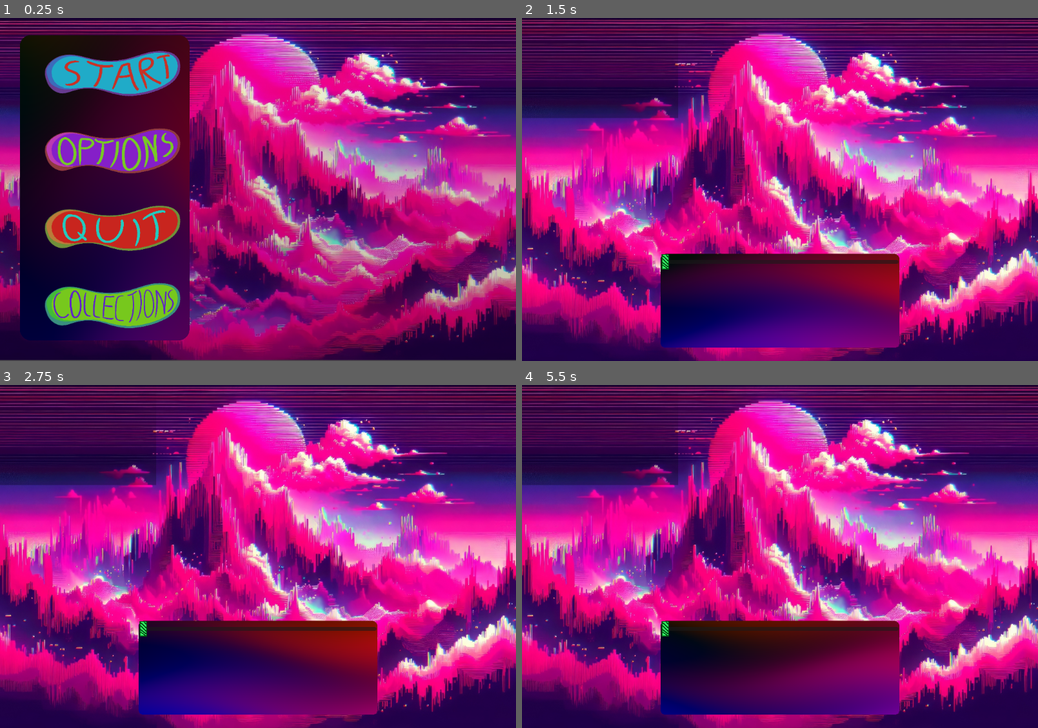
Above: before the commit, frames 1-4 (two rows, left to right).
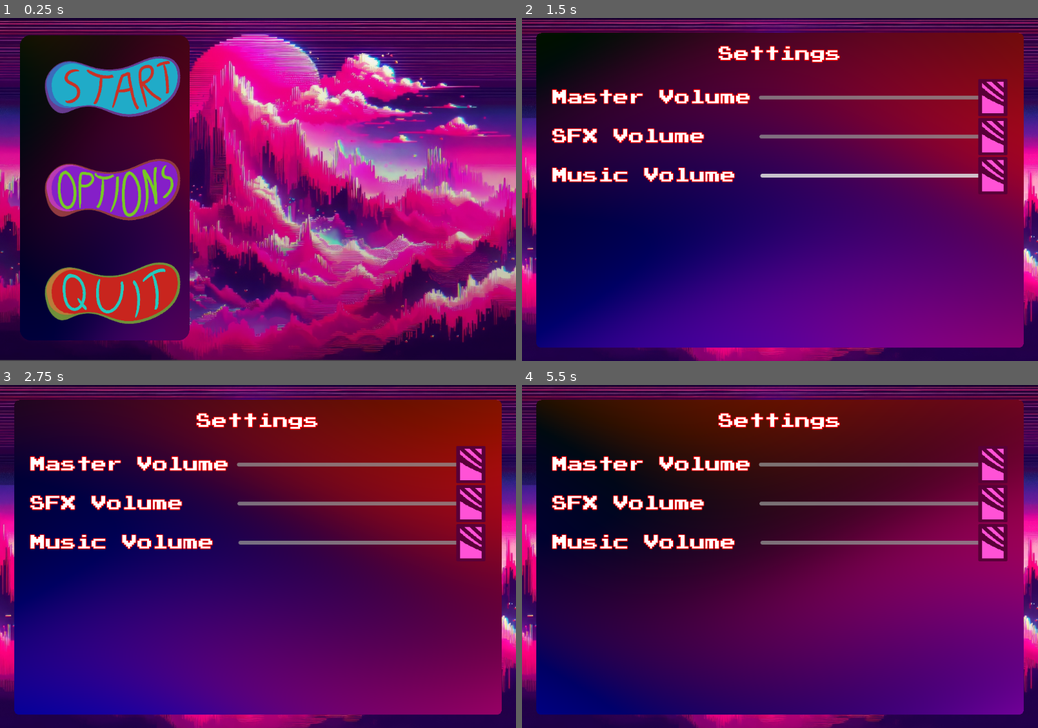
Above: after the commit, the same moments.

Repository: Wings-of-the-Abyss/Backspin
Game: Godot game, scene res://scenes/menu/main menu.tscn
Two runs of this game, one before a commit and one after it. Both use one fixed random seed, a clock stepped at 60 frames per second and the inputs below.
Inputs (mouse positions are in pixels of both pictures, inside the frame that each line leads up to; where the layout moved, square brackets give the same spot in the first picture):
- Up to frame 1 (0.25 s): no input
- Up to frame 2 (1.5 s): click (625, 186) [625, 148] at 0.5 s; tap Enter (ui_accept) at 1.25 s; move the mouse to (893, 172) at 1.27 s; hold Right (right) from 1.28 s (still down)
- Up to frame 3 (2.75 s): tap Enter (ui_accept) at 1.52, 2.27 s; move the mouse to (154, 573) at 2.02 s; release Right (right) at 2.03 s; hold Down (down) from 2.03 s (still down)
- Up to frame 4 (5.5 s): tap Enter (ui_accept) at 2.75, 3.5, 3.77, 4.52, 5.27 s; move the mouse to (831, 481) at 2.77 s; release Down (down) at 2.78 s; hold Right (right) 2.78-3.53 s; move the mouse to (754, 625) at 3.52 s; hold Up (up) 3.53-4.28 s; move the mouse to (934, 607) at 4.27 s; hold Left (left) from 4.28 s (still down); move the mouse to (625, 505) at 5.02 s

The runs differ from the first frame. In frame 1, 15% of the frame differs, in the area x 8-35%, y 9-91%; in frame 2, 83%, in the area x 2-98%, y 4-97%; in frame 3, 80%; in frame 4, 82%.

Commit message:
Ui work

Diff:
--- /dev/null
+++ b/assets/fonts/labelsetting.tres
@@ -0,0 +1,9 @@
+[gd_resource type="LabelSettings" load_steps=2 format=3 uid="uid://b6ceii078b0fl"]
+
+[ext_resource type="FontFile" uid="uid://yuydq8yavxuu" path="res://assets/fonts/PressStart2P.ttf" id="1_ibh1j"]
+
+[resource]
+font = ExtResource("1_ibh1j")
+font_size = 32
+outline_size = 6
+outline_color = Color(1, 0, 0, 1)
--- a/autoloads/Playerdata.gd
+++ b/autoloads/Playerdata.gd
@@ -11,19 +11,22 @@
 var Hype: int = 0
 
 signal died
+signal damage_taken
+signal hype_updated
 
 func _ready():
 	died.connect(TurnManager.on_death)
 
 func update_hype(amount: int):
 	Hype = max(0, Hype+amount)
+	hype_updated.emit()
 	if Hype >= 100:
 		HP = min(HP + 25, 100)
-		Hype = 75
+		Hype = 0
 
 func deal_damage(amount: int) -> void:
 	HP -= amount
-	print("ow...")
+	damage_taken.emit()
 	if HP <= 0:
 		died.emit()
 
--- a/autoloads/TurnManager.gd
+++ b/autoloads/TurnManager.gd
@@ -34,7 +34,6 @@
 ##Sequence of events for the Player's turn
 func player_turn() -> void:
 	PlayerData.ActionPoints.append_array(actionpoint_refresh)
-	PlayerData.Hype = 0
 	player_turn_started.emit()
 	await execute_moves
 	execute_queue()
@@ -87,6 +86,7 @@
 		var note_type = move.Notes[i]
 		var note = Note.new()
 		note.assigned_input = note_type
+		note.hype_mult = move.Multiplier
 		active_notes.push_front(note)
 		get_tree().get_first_node_in_group("note-handler").add_note(note_type, note)
 		await get_tree().create_timer(move.Timings[i]).timeout
--- a/default_bus_layout.tres
+++ b/default_bus_layout.tres
@@ -1,13 +1,13 @@
 [gd_resource type="AudioBusLayout" format=3 uid="uid://dor1he01ylal6"]
 
 [resource]
-bus/1/name = &"Songs"
+bus/1/name = &"SFX"
 bus/1/solo = false
 bus/1/mute = false
 bus/1/bypass_fx = false
 bus/1/volume_db = 0.0
 bus/1/send = &"Master"
-bus/2/name = &"SFX"
+bus/2/name = &"Songs"
 bus/2/solo = false
 bus/2/mute = false
 bus/2/bypass_fx = false
--- a/project.godot
+++ b/project.godot
@@ -59,6 +59,12 @@
 , Object(InputEventJoypadButton,"resource_local_to_scene":false,"resource_name":"","device":-1,"button_index":12,"pressure":0.0,"pressed":true,"script":null)
 ]
 }
+exit={
+"deadzone": 0.5,
+"events": [Object(InputEventKey,"resource_local_to_scene":false,"resource_name":"","device":-1,"window_id":0,"alt_pressed":false,"shift_pressed":false,"ctrl_pressed":false,"meta_pressed":false,"pressed":false,"keycode":0,"physical_keycode":4194305,"key_label":0,"unicode":0,"location":0,"echo":false,"script":null)
+, Object(InputEventJoypadButton,"resource_local_to_scene":false,"resource_name":"","device":-1,"button_index":5,"pressure":0.0,"pressed":true,"script":null)
+]
+}
 
 [rendering]
 
--- a/scenes/game/Moves/MoveCard.gd
+++ b/scenes/game/Moves/MoveCard.gd
@@ -8,4 +8,6 @@
 ##First value here maps to the time between first and second values of Notes
 @export var Timings: Array[float] = []
 
+@export var Multiplier: float = 1.0
+
 #See "res://Moves/Example.tres" for the formatting to be followed
--- a/scenes/game/Opponents/enemy_1.tscn
+++ b/scenes/game/Opponents/enemy_1.tscn
@@ -9,3 +9,5 @@
 EnemyMoves = Array[ExtResource("2_n3370")]([ExtResource("3_duufj")])
 
 [node name="Sprite2D" type="Sprite2D" parent="."]
+
+[node name="AnimationPlayer" type="AnimationPlayer" parent="."]
--- a/scenes/game/fight/note_handler.gd
+++ b/scenes/game/fight/note_handler.gd
@@ -30,7 +30,7 @@
 			if poptime*100 < 5.0:
 				FreedNotes.append(N)
 				FallingNotes.get(N).hide()
-				hype += floor(25 * (1-poptime)*N.hype_mult)
+				hype += floor(10 * (1-poptime)*N.hype_mult)
 				print("Hit!")
 			else:
 				hype = -30
--- a/scenes/game/ui/health.gd
+++ b/scenes/game/ui/health.gd
@@ -3,6 +3,11 @@
 @onready var hp = $VBoxContainer/HP
 @onready var hype = $VBoxContainer/HYPE
 
-func _process(delta):
-	hp.value = PlayerData.HP
-	hype.value = PlayerData.Hype
+func _ready():
+	PlayerData.damage_taken.connect(tween_health)
+	PlayerData.hype_updated.connect()
+
+func tween_health() -> void:
+	pass
+
+func tween_hype() -> void
--- a/scenes/menu/main menu.tscn
+++ b/scenes/menu/main menu.tscn
@@ -110,7 +110,8 @@
 ignore_texture_size = true
 stretch_mode = 0
 
-[node name="collections" type="TextureButton" parent="Panel/VBoxContainer"]
+[node name="WIP" type="TextureButton" parent="Panel/VBoxContainer"]
+visible = false
 layout_mode = 2
 size_flags_vertical = 3
 texture_normal = ExtResource("6_n1jjc")
@@ -119,7 +120,8 @@
 
 [node name="hover" type="AudioStreamPlayer" parent="."]
 stream = ExtResource("4_ebqsn")
-volume_db = -30.0
+volume_db = -10.0
+bus = &"SFX"
 
 [connection signal="mouse_entered" from="Panel/VBoxContainer/play" to="." method="_on_buttons_mouse_entered"]
 [connection signal="pressed" from="Panel/VBoxContainer/play" to="." method="_on_play_pressed"]
@@ -127,4 +129,4 @@
 [connection signal="pressed" from="Panel/VBoxContainer/options" to="." method="_on_options_pressed"]
 [connection signal="mouse_entered" from="Panel/VBoxContainer/quit" to="." method="_on_buttons_mouse_entered"]
 [connection signal="pressed" from="Panel/VBoxContainer/quit" to="." method="_on_quit_pressed"]
-[connection signal="mouse_entered" from="Panel/VBoxContainer/collections" to="." method="_on_buttons_mouse_entered"]
+[connection signal="mouse_entered" from="Panel/VBoxContainer/WIP" to="." method="_on_buttons_mouse_entered"]
--- a/scenes/menu/main_menu.gd
+++ b/scenes/menu/main_menu.gd
@@ -1,12 +1,7 @@
 extends Control
-
-func _process(_delta):
-	pass
-
 
 func _on_buttons_mouse_entered() -> void:
 	$hover.play()
-
 
 func _on_quit_pressed() -> void:
 	get_tree().quit() # Replace with function body.
--- a/scenes/menu/settings.tscn
+++ b/scenes/menu/settings.tscn
@@ -1,8 +1,10 @@
-[gd_scene load_steps=8 format=3 uid="uid://crkwqxkulmmf1"]
+[gd_scene load_steps=11 format=3 uid="uid://crkwqxkulmmf1"]
 
 [ext_resource type="Texture2D" uid="uid://cd4hlrl5d5tcf" path="res://assets/backgrounds/neon-hot-pink-hd-landscape.jpg" id="1_c0oph"]
+[ext_resource type="Script" path="res://scenes/menu/settings_ui.gd" id="1_rpx8o"]
 [ext_resource type="Shader" path="res://scenes/menu/panel.gdshader" id="2_on0ao"]
 [ext_resource type="Texture2D" uid="uid://cxuqcc5r3kss5" path="res://assets/ui/slider.png" id="3_cw5l8"]
+[ext_resource type="LabelSettings" uid="uid://b6ceii078b0fl" path="res://assets/fonts/labelsetting.tres" id="3_cxv25"]
 
 [sub_resource type="Gradient" id="Gradient_yxjee"]
 colors = PackedColorArray(0, 0, 0, 0.286275, 0, 0, 0, 0)
@@ -31,6 +33,8 @@
 shadow_size = 2
 shadow_offset = Vector2(0, 2)
 
+[sub_resource type="StyleBoxEmpty" id="StyleBoxEmpty_f8w8x"]
+
 [node name="Control" type="Control"]
 layout_mode = 3
 anchors_preset = 15
@@ -38,6 +42,7 @@
 anchor_bottom = 1.0
 grow_horizontal = 2
 grow_vertical = 2
+script = ExtResource("1_rpx8o")
 
 [node name="TextureRect" type="TextureRect" parent="."]
 layout_mode = 0
@@ -55,30 +60,113 @@
 offset_bottom = 320.0
 texture = SubResource("GradientTexture2D_kr256")
 
-[node name="Panel" type="Panel" parent="."]
-material = SubResource("ShaderMaterial_46tef")
-layout_mode = 1
-anchors_preset = 7
-anchor_left = 0.5
-anchor_top = 1.0
-anchor_right = 0.5
-anchor_bottom = 1.0
-offset_left = -248.0
-offset_top = -224.0
-offset_right = 248.0
-offset_bottom = -32.0
-grow_horizontal = 2
-grow_vertical = 0
-theme_override_styles/panel = SubResource("StyleBoxFlat_vhld5")
-
-[node name="VBoxContainer" type="VBoxContainer" parent="Panel"]
+[node name="MarginContainer" type="MarginContainer" parent="."]
 layout_mode = 1
 anchors_preset = 15
 anchor_right = 1.0
 anchor_bottom = 1.0
 grow_horizontal = 2
 grow_vertical = 2
+theme_override_constants/margin_left = 32
+theme_override_constants/margin_top = 32
+theme_override_constants/margin_right = 32
+theme_override_constants/margin_bottom = 32
 
-[node name="HSlider" type="HSlider" parent="Panel/VBoxContainer"]
+[node name="Panel" type="Panel" parent="MarginContainer"]
+material = SubResource("ShaderMaterial_46tef")
 layout_mode = 2
+size_flags_vertical = 3
+theme_override_styles/panel = SubResource("StyleBoxFlat_vhld5")
+
+[node name="VBoxContainer" type="VBoxContainer" parent="MarginContainer/Panel"]
+layout_mode = 1
+anchors_preset = 8
+anchor_left = 0.5
+anchor_top = 0.5
+anchor_right = 0.5
+anchor_bottom = 0.5
+offset_left = -508.0
+offset_top = -328.0
+offset_right = 508.0
+offset_bottom = 328.0
+grow_horizontal = 2
+grow_vertical = 2
+
+[node name="HSeparator" type="HSeparator" parent="MarginContainer/Panel/VBoxContainer"]
+layout_mode = 2
+theme_override_constants/separation = 24
+theme_override_styles/separator = SubResource("StyleBoxEmpty_f8w8x")
+
+[node name="Label" type="Label" parent="MarginContainer/Panel/VBoxContainer"]
+layout_mode = 2
+text = "Settings"
+label_settings = ExtResource("3_cxv25")
+horizontal_alignment = 1
+
+[node name="MarginContainer" type="MarginContainer" parent="MarginContainer/Panel/VBoxContainer"]
+layout_mode = 2
+theme_override_constants/margin_left = 32
+theme_override_constants/margin_top = 32
+theme_override_constants/margin_right = 32
+theme_override_constants/margin_bottom = 32
+
+[node name="VBoxContainer" type="VBoxContainer" parent="MarginContainer/Panel/VBoxContainer/MarginContainer"]
+layout_mode = 2
+
+[node name="MasterVolume" type="HBoxContainer" parent="MarginContainer/Panel/VBoxContainer/MarginContainer/VBoxContainer"]
+layout_mode = 2
+theme_override_constants/separation = 16
+
+[node name="Label" type="Label" parent="MarginContainer/Panel/VBoxContainer/MarginContainer/VBoxContainer/MasterVolume"]
+layout_mode = 2
+text = "Master Volume"
+label_settings = ExtResource("3_cxv25")
+
+[node name="HSlider" type="HSlider" parent="MarginContainer/Panel/VBoxContainer/MarginContainer/VBoxContainer/MasterVolume"]
+layout_mode = 2
+size_flags_horizontal = 3
 theme_override_icons/grabber = ExtResource("3_cw5l8")
+theme_override_icons/grabber_highlight = ExtResource("3_cw5l8")
+max_value = 1.0
+step = 0.01
+value = 0.65
+
+[node name="SFXVolume" type="HBoxContainer" parent="MarginContainer/Panel/VBoxContainer/MarginContainer/VBoxContainer"]
+layout_mode = 2
+theme_override_constants/separation = 113
+
+[node name="Label" type="Label" parent="MarginContainer/Panel/VBoxContainer/MarginContainer/VBoxContainer/SFXVolume"]
+layout_mode = 2
+text = "SFX Volume"
+label_settings = ExtResource("3_cxv25")
+
+[node name="HSlider" type="HSlider" parent="MarginContainer/Panel/VBoxContainer/MarginContainer/VBoxContainer/SFXVolume"]
+layout_mode = 2
+size_flags_horizontal = 3
+theme_override_icons/grabber = ExtResource("3_cw5l8")
+theme_override_icons/grabber_highlight = ExtResource("3_cw5l8")
+max_value = 1.0
+step = 0.01
+value = 0.65
+
+[node name="MusicVolume" type="HBoxContainer" parent="MarginContainer/Panel/VBoxContainer/MarginContainer/VBoxContainer"]
+layout_mode = 2
+theme_override_constants/separation = 51
+
+[node name="Label" type="Label" parent="MarginContainer/Panel/VBoxContainer/MarginContainer/VBoxContainer/MusicVolume"]
+layout_mode = 2
+text = "Music Volume"
+label_settings = ExtResource("3_cxv25")
+
+[node name="HSlider" type="HSlider" parent="MarginContainer/Panel/VBoxContainer/MarginContainer/VBoxContainer/MusicVolume"]
+layout_mode = 2
+size_flags_horizontal = 3
+theme_override_icons/grabber = ExtResource("3_cw5l8")
+theme_override_icons/grabber_highlight = ExtResource("3_cw5l8")
+max_value = 1.0
+step = 0.01
+value = 0.65
+
+[connection signal="value_changed" from="MarginContainer/Panel/VBoxContainer/MarginContainer/VBoxContainer/MasterVolume/HSlider" to="." method="_on_master_value_changed"]
+[connection signal="value_changed" from="MarginContainer/Panel/VBoxContainer/MarginContainer/VBoxContainer/SFXVolume/HSlider" to="." method="_on_sfx_value_changed"]
+[connection signal="value_changed" from="MarginContainer/Panel/VBoxContainer/MarginContainer/VBoxContainer/MusicVolume/HSlider" to="." method="_on_music_value_changed"]
--- /dev/null
+++ b/scenes/menu/settings_ui.gd
@@ -0,0 +1,23 @@
+extends Control
+
+@onready var Masterbus = $MarginContainer/Panel/VBoxContainer/MarginContainer/VBoxContainer/MasterVolume/HSlider
+@onready var SFXBus = $MarginContainer/Panel/VBoxContainer/MarginContainer/VBoxContainer/SFXVolume/HSlider
+@onready var MusicBus = $MarginContainer/Panel/VBoxContainer/MarginContainer/VBoxContainer/MusicVolume/HSlider
+
+func _ready():
+	Masterbus.value = db_to_linear(AudioServer.get_bus_volume_db(0))
+	SFXBus.value = db_to_linear(AudioServer.get_bus_volume_db(1))
+	MusicBus.value = db_to_linear(AudioServer.get_bus_volume_db(2))
+
+func _on_master_value_changed(value):
+	AudioServer.set_bus_volume_db(0, linear_to_db(value))
+
+func _on_sfx_value_changed(value):
+	AudioServer.set_bus_volume_db(1, linear_to_db(value))
+
+func _on_music_value_changed(value):
+	AudioServer.set_bus_volume_db(2, linear_to_db(value))
+
+func _unhandled_input(event):
+	if Input.is_action_just_pressed("exit"):
+		get_tree().change_scene_to_file("res://scenes/menu/main menu.tscn")
Binary file changed: assets/ui/slider.png
Not shown, changed: assets/ui/slider.png~
